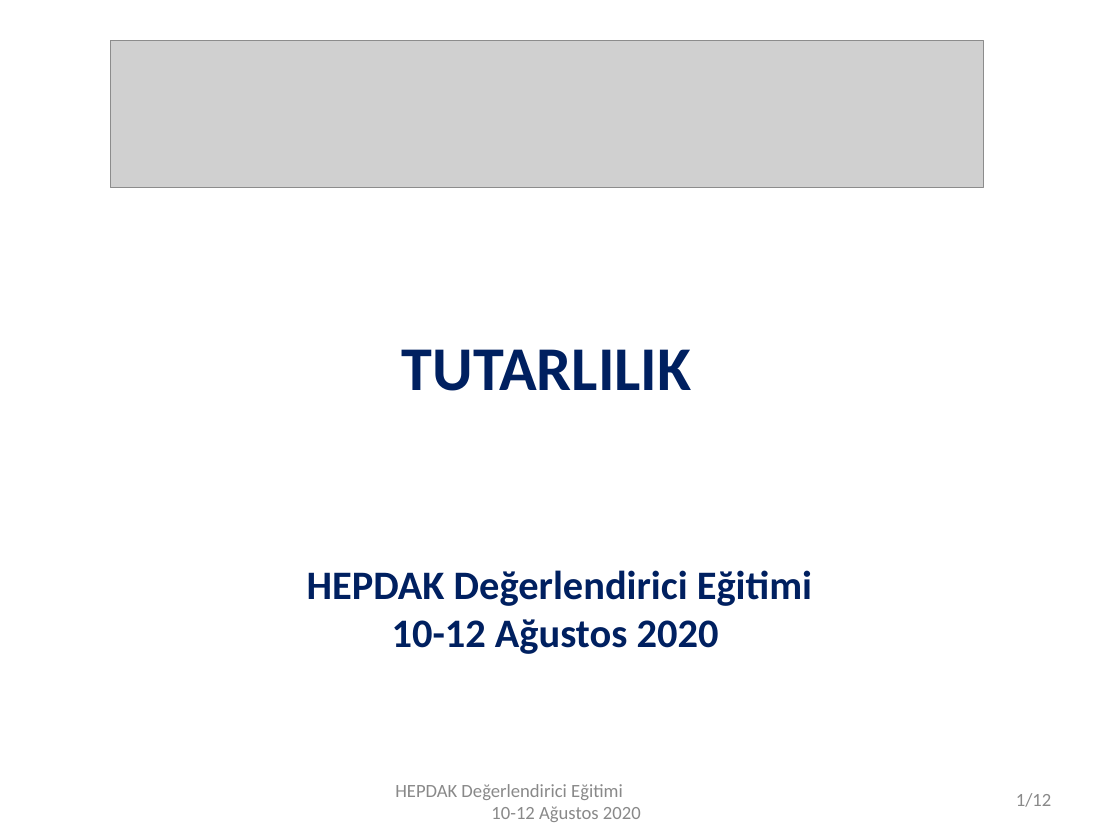
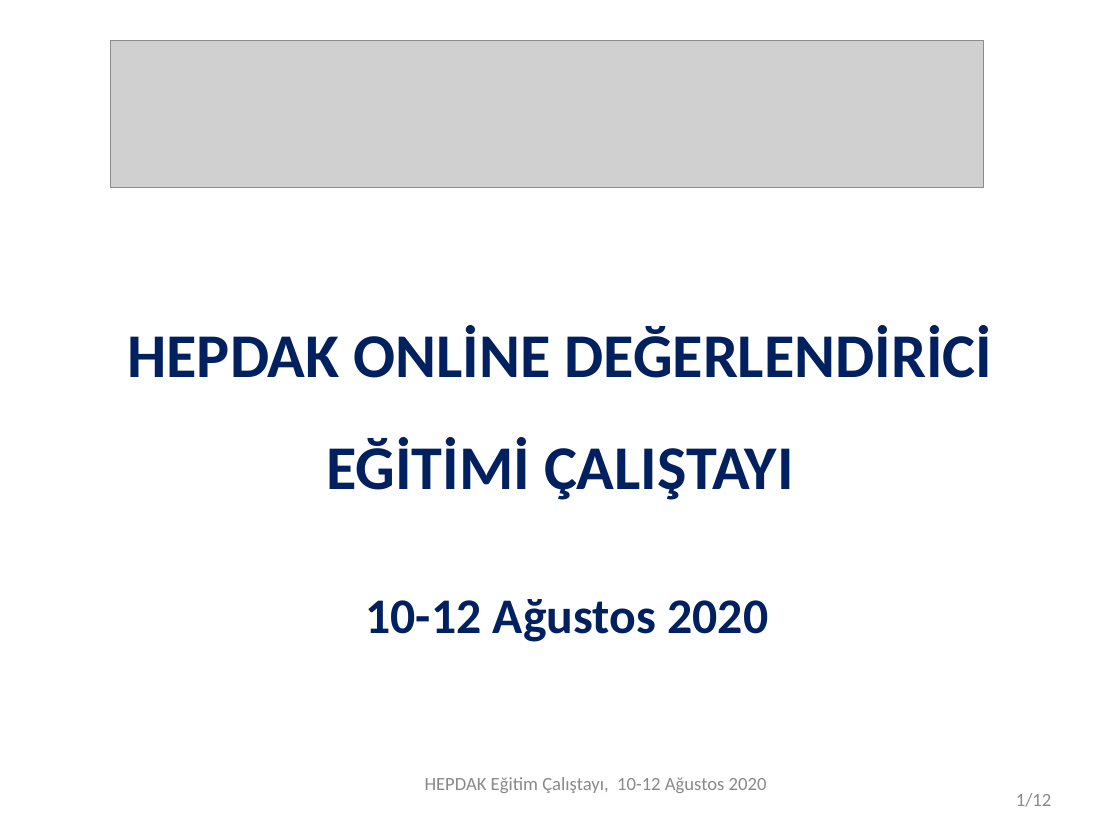
Before and after one commit to sametgolgeci/Hepdak-nextjs, a slide deck: slide 1 of public/doc/degerlendirici_egitim_5/8.tutarlılık.ppt. Drawn at 1120x840 pixels with LibreOffice and Linux fonts; fonts in the diff are those of the drawing; grey boxes stand for pictures. Boxes give left, top, right and bottom in pixels: in the first picture for what was removed or moved away, otherwise in the second. Text is boxed around its words. In the diff, an @@ line names an element or a change of style, - is before the commit and + after.

Commit message:
v.1.11.14
- Çalıştayın (2020-İzmir) 5. ve 8. dosyası güncellendi

```diff
--- a/public/doc/degerlendirici_egitim_5/8.tutarlılık.ppt
+++ b/public/doc/degerlendirici_egitim_5/8.tutarlılık.ppt
@@ title added at bbox=[127, 326, 993, 500], 40 pt, text #002060, bold @@
+HEPDAK ONLİNE DEĞERLENDİRİCİ
+EĞİTİMİ ÇALIŞTAYI
@@ subtitle removed at bbox=[402, 349, 691, 391] @@
-TUTARLILIK
@@ subtitle "10-12 Ağustos 2020" at bbox=[366, 599, 768, 642]: vertical alignment middle to top @@
@@ subtitle at bbox=[366, 599, 768, 642]: text changed; size 26 to 32 pt @@
-HEPDAK Değerlendirici Eğitimi
-10-12 Ağustos 2020
+10-12 Ağustos 2020
@@ text at bbox=[425, 777, 767, 793]: text changed @@
-HEPDAK Değerlendirici Eğitimi 10-12 Ağustos 2020
+HEPDAK Eğitim Çalıştayı, 10-12 Ağustos 2020
```
Also in this commit, not shown: 9 other slides changed, 3 slides added, 1 other file.
